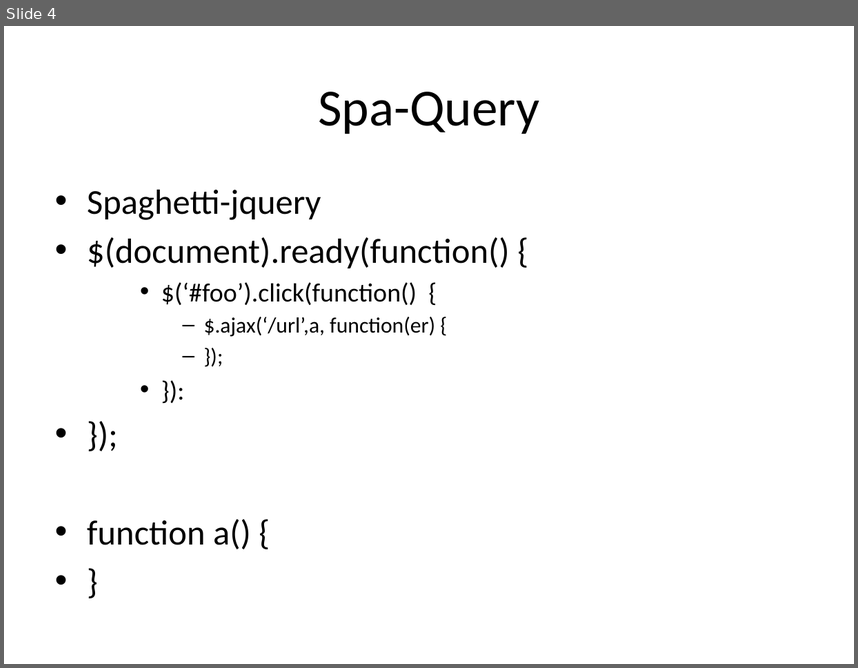
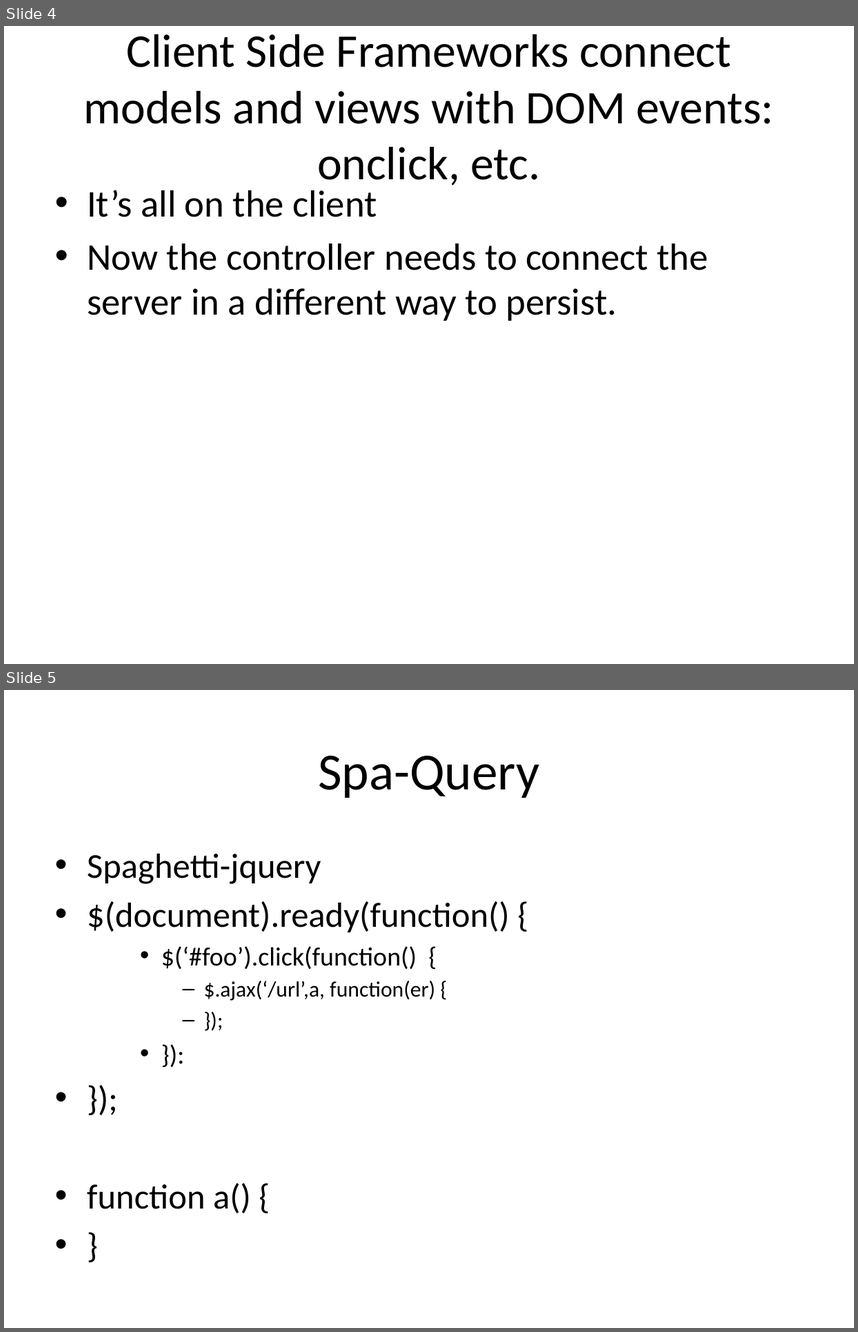
Before and after one commit to jkoynok/TechFest.BackBone, a slide deck: TechFest.Backbone/tf.backbone.pptx. Shown one above the other, each under a label of ours: slide 4 before the commit, slides 4 and 5 after it. The pictures are 858x668 and 858x1332 pixels, drawn with LibreOffice and Linux fonts; fonts in the diff are those of the drawing. Boxes give left, top, right and bottom in pixels: in the first picture for what was removed or moved away, otherwise in the second. Text is boxed around its words. In the diff, an @@ line names an element or a change of style, - is before the commit and + after.

```diff
--- a/TechFest.Backbone/tf.backbone.pptx
+++ b/TechFest.Backbone/tf.backbone.pptx
@@ slide 4 added at box(4, 26, 854, 664), background #FFFFFF @@
@@ title added at box(83, 34, 774, 191), 39.6 pt, text #000000 @@
+Client Side Frameworks connect models and views with DOM events:
+onclick, etc.
@@ text added at box(87, 190, 708, 321), 32 pt, text #000000 @@
+• It’s all on the client
+• Now the controller needs to connect the server in a different way to persist.
@@ what was slide 4 is now slide 5 @@
```
Also in this commit, not shown: 2 slides changed, 5 other slides added, 2 slides removed.
